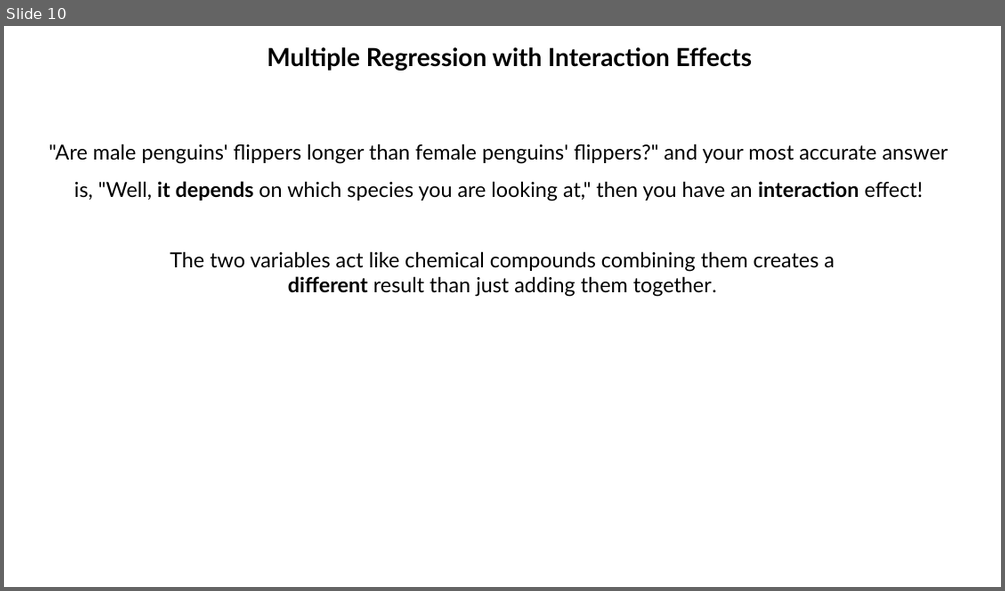
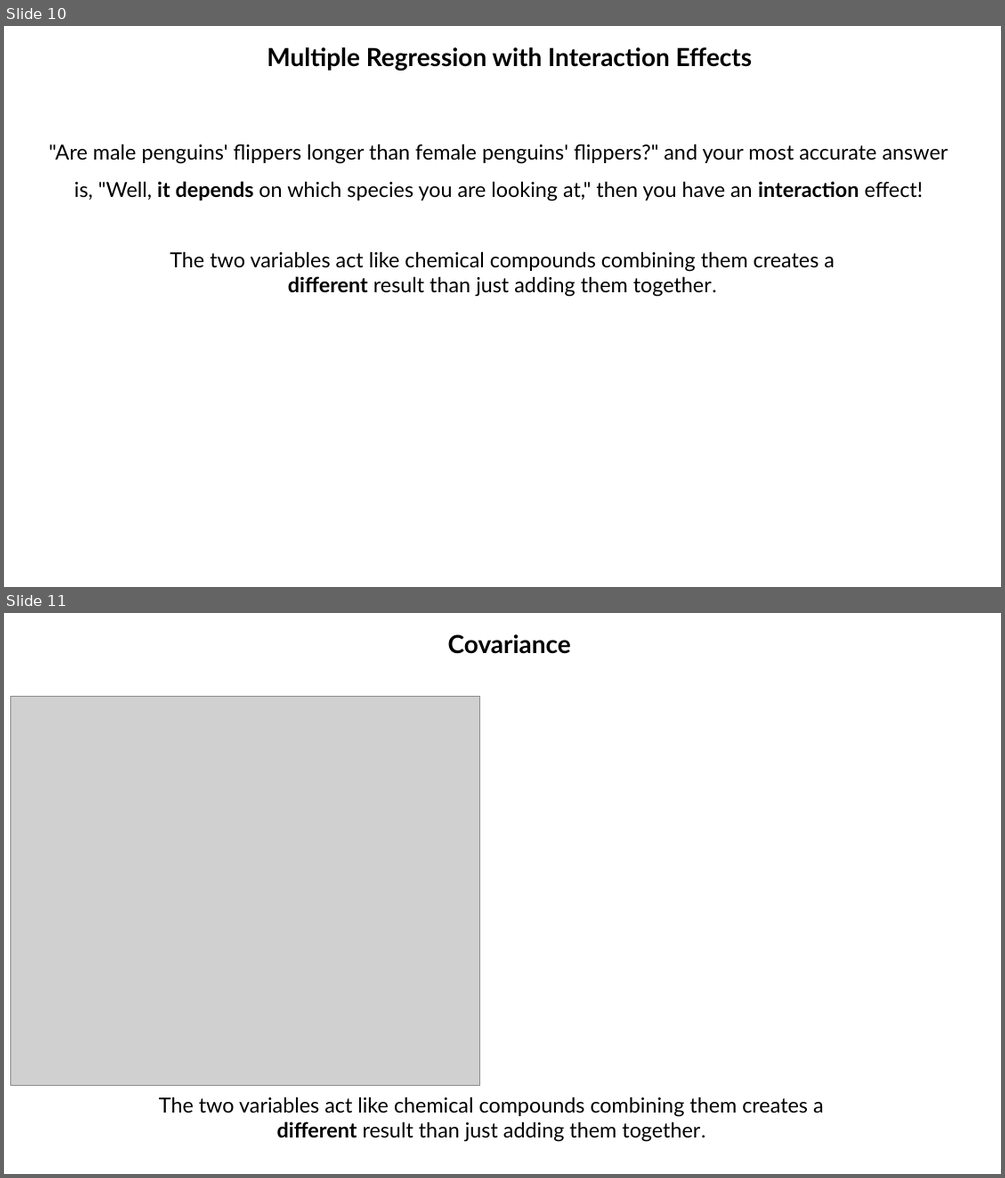
Before and after one commit to rahulvenugopal/LinearModelsTut, a slide deck: visuals/D4.pptx. Shown one above the other, each under a label of ours: slide 10 before the commit, slides 10 and 11 after it. The pictures are 1005x591 and 1005x1178 pixels, drawn with LibreOffice and Linux fonts; fonts in the diff are those of the drawing; grey boxes stand for pictures. Boxes give left, top, right and bottom in pixels: in the first picture for what was removed or moved away, otherwise in the second. Text is boxed around its words. In the diff, an @@ line names an element or a change of style, - is before the commit and + after.

```diff
--- a/visuals/D4.pptx
+++ b/visuals/D4.pptx
@@ slide 11 added at (x1=4, y1=613, x2=1001, y2=1174), background #FFFFFF @@
@@ text added at (x1=448, y1=634, x2=571, y2=654), 24 pt, text #000000, bold @@
+Covariance
@@ picture added at (x1=11, y1=696, x2=480, y2=1086) @@
@@ text added at (x1=159, y1=1096, x2=824, y2=1142), 20 pt, text #000000 @@
+The two variables act like chemical compounds combining them creates a different result than just adding them together.
```
